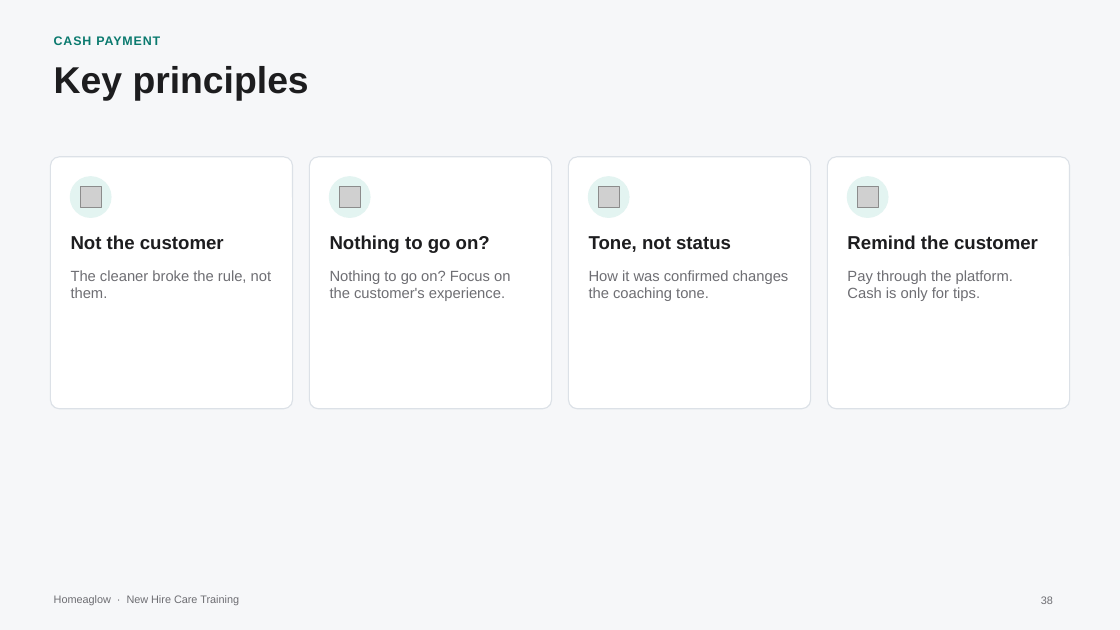
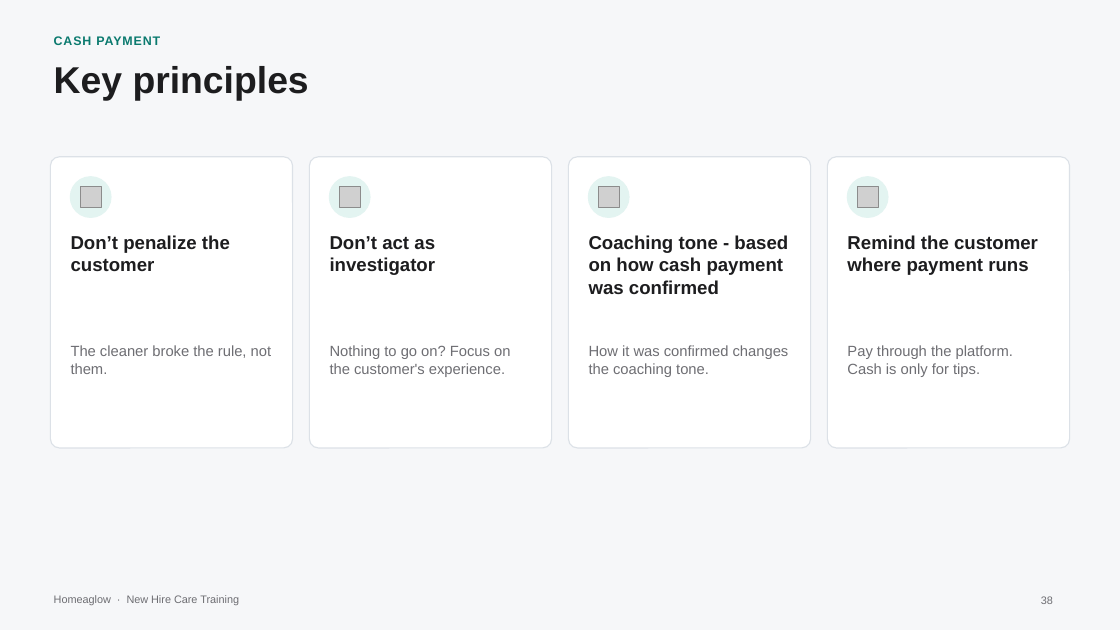
Before and after one commit to anjulimichelle/training, a slide deck: slide 38 of billing-disputes/billing-disputes-cash-payments.pptx. Drawn at 1120x630 pixels with LibreOffice and Linux fonts; fonts in the diff are those of the drawing; grey boxes stand for pictures. Boxes give left, top, right and bottom in pixels: in the first picture for what was removed or moved away, otherwise in the second. Text is boxed around its words. In the diff, an @@ line names an element or a change of style, - is before the commit and + after.

```diff
--- a/billing-disputes/billing-disputes-cash-payments.pptx
+++ b/billing-disputes/billing-disputes-cash-payments.pptx
@@ rounded rectangle: place and size @@
-rounded rectangle at bbox=[50, 157, 292, 409]
+rounded rectangle at bbox=[50, 157, 292, 448]
@@ rounded rectangle: place and size @@
-rounded rectangle at bbox=[309, 157, 551, 409]
+rounded rectangle at bbox=[309, 157, 551, 448]
@@ rounded rectangle: place and size @@
-rounded rectangle at bbox=[569, 157, 811, 409]
+rounded rectangle at bbox=[569, 157, 811, 448]
@@ rounded rectangle: place and size @@
-rounded rectangle at bbox=[828, 157, 1070, 409]
+rounded rectangle at bbox=[828, 157, 1070, 448]
@@ text at bbox=[71, 235, 230, 271]: text changed @@
-Not the customer
+Don’t penalize the customer
@@ text at bbox=[330, 236, 436, 275]: text changed @@
-Nothing to go on?
+Don’t act as investigator
@@ text at bbox=[589, 235, 788, 294]: text changed @@
-Tone, not status
+Coaching tone - based on how cash payment was confirmed
@@ text at bbox=[847, 235, 1038, 275]: text changed @@
-Remind the customer
+Remind the customer where payment runs
@@ text "The cleaner broke the rule, ...": place and size @@
-text "The cleaner broke the rule, ..." at bbox=[71, 270, 271, 298]
+text "The cleaner broke the rule, ..." at bbox=[71, 345, 271, 374]
@@ text "Nothing to go on? Focus ...": place and size @@
-text "Nothing to go on? Focus ..." at bbox=[330, 270, 510, 301]
+text "Nothing to go on? Focus ..." at bbox=[330, 345, 510, 377]
@@ text "How it was confirmed changes ...": place and size @@
-text "How it was confirmed changes ..." at bbox=[589, 270, 789, 301]
+text "How it was confirmed changes ..." at bbox=[589, 345, 789, 377]
@@ text "Pay through the platform. Cash ...": place and size @@
-text "Pay through the platform. Cash ..." at bbox=[847, 270, 1013, 301]
+text "Pay through the platform. Cash ..." at bbox=[847, 345, 1013, 377]
```
Also in this commit, not shown: 3 other slides changed, 1 other file.
